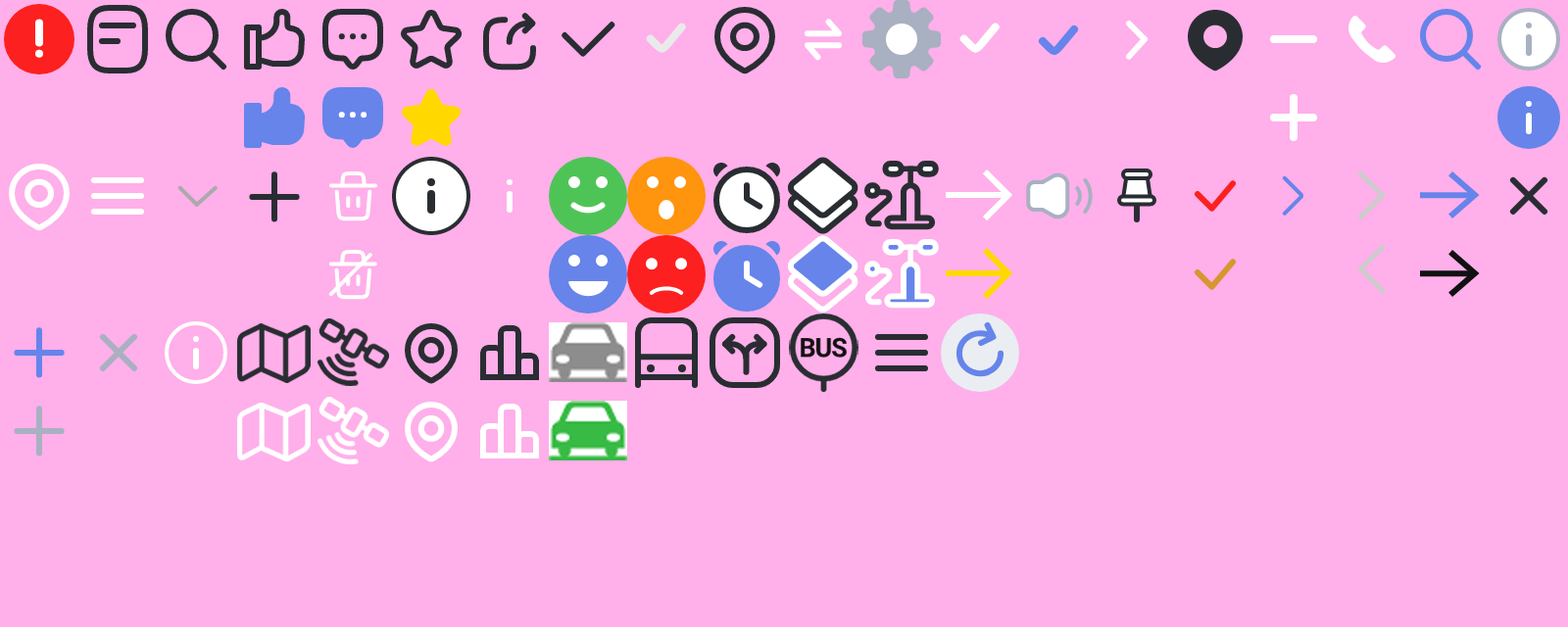
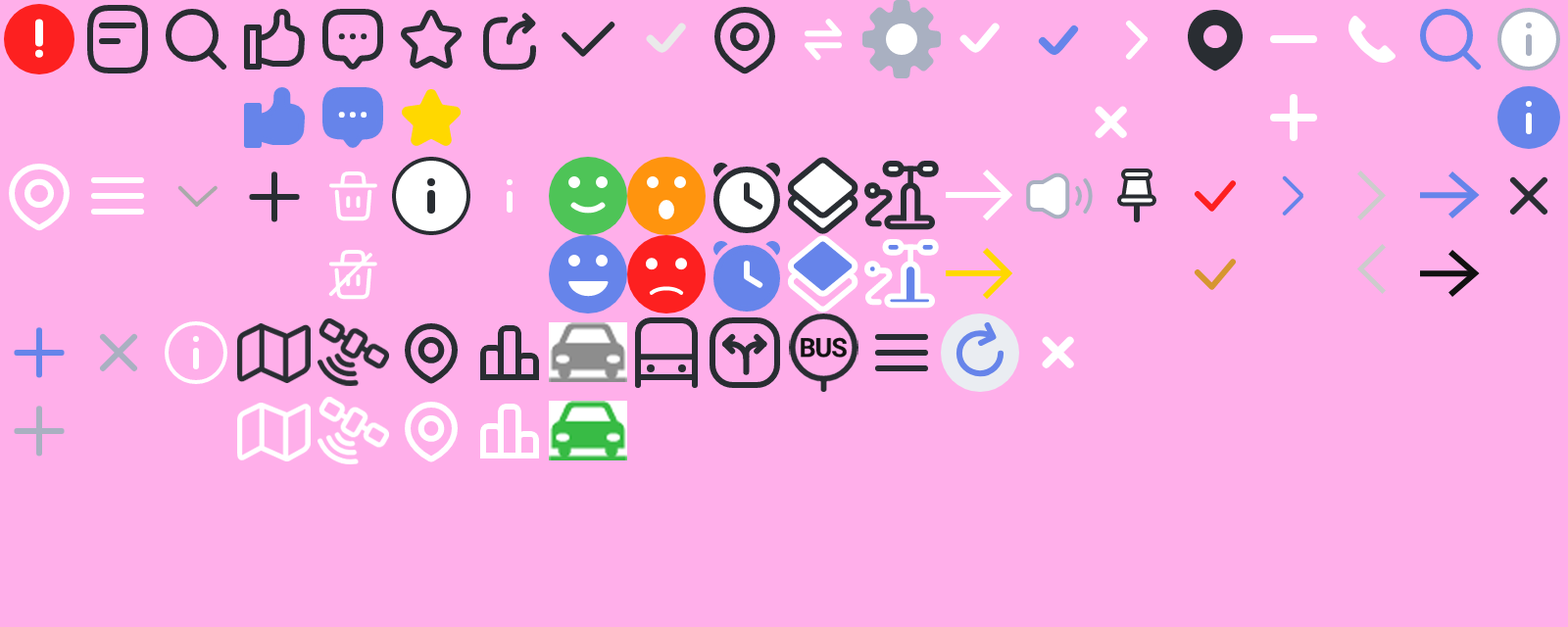
Comparing the layer stacks of the two 1568 x 627 images. Changes:
added layer "레이어 10" in group "세번쨰 줄" over bbox(1041, 336, 1075, 369)
added layer "레이어 8" in group "세번쨰 줄" over bbox(1094, 105, 1127, 139)
